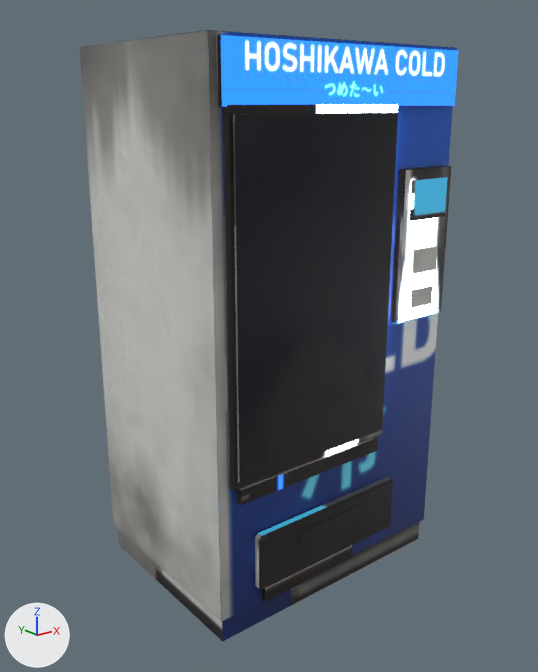
An edit to the glTF model assets/props/vending_machine_lod1.glb, drawn before and after from the same camera.
Before and after are seen from a camera (50 mm lens) standing at (-1.62, -2.03, 1.67) and looking at (-0.02, -0.02, 0.87). The axes (+X, +Y, +Z) are drawn at lower left. The lights are the same throughout. The picture after the commit comes second. Objects named as collision shapes, trigger or cutter boxes, shadow casters or lower levels of detail are left out. Where no turn or scale is listed for an object, it has been applied to the vertices. Vertices at exactly the same position are counted once.

The older version as bpy lines, for what is in view:
```python
me_vending_machine_001 = bpy.data.meshes.new('vending_machine.001')
me_vending_machine_001.from_pydata(...)  # 186 vertices, 186 faces; spans x -0.49..0.51, y -0.41..0.37, z 0.0..1.84
me_vending_machine_001.materials.append(mat_pigment_vending_machine)
# before: 8 (0.17, -0.38, 1.63), 9 (0.17, -0.38, 0.59), 10 (0.17, -0.39, 1.63), 11 (0.17, -0.39, 0.59), 89 (0.44, -0.4, 1.43) at pixel (446, 177)
# before: 93 (0.26, -0.4, 1.43) at pixel (409, 180), 94 (0.26, -0.4, 1.43) at pixel (410, 180), 95 (0.26, -0.4, 1.3) at pixel (407, 220), 96 (0.26, -0.41, 1.43) at pixel (411, 180), 97 (0.26, -0.41, 1.3) at pixel (409, 221)
ob_vending_machine = bpy.data.objects.new('vending_machine', me_vending_machine_001)
ob_vending_machine.location = (0.0, 0.0, 0.0)
```
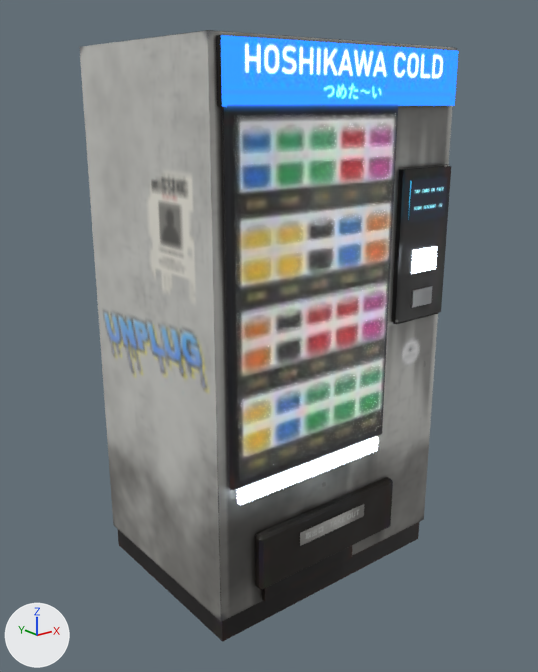
The edits, one by one:
me_vending_machine_001 has 186 vertices, 186 faces and spans x -0.49..0.51, y -0.41..0.37, z 0.0..1.84.
me_vending_machine_001 is used by ob_vending_machine; location (0.0, 0.0, 0.0).
Verts and faces of me_vending_machine_001; kept vertices keep their numbers, new ones are numbered from 186.
Part 1, on me_vending_machine_001:
Vertices deleted: 94 (with the faces that use them).
Faces deleted: (89, 93, 96).
Vertex 89 moves to (0.26, -0.4, 1.3), pixel (408, 221).
New faces: (8, 10, 9), (9, 10, 11), (89, 96, 93).
me_vending_machine_001 part 2: 168 kept faces spanning x -0.49..0.51, y -0.41..0.37, z 0.0..1.84 get new texture (UV) coordinates.

Boxes [x1, y1, x2, y2] around the edits, measured in the pictures (538 x 672 px; the box of a moved part takes in the faces that stretch with it):
part 1 of me_vending_machine_001, moved or reshaped (not visible before): after [408, 181, 412, 220]
part 2 of me_vending_machine_001, surface changed: [79, 30, 457, 642] in both
